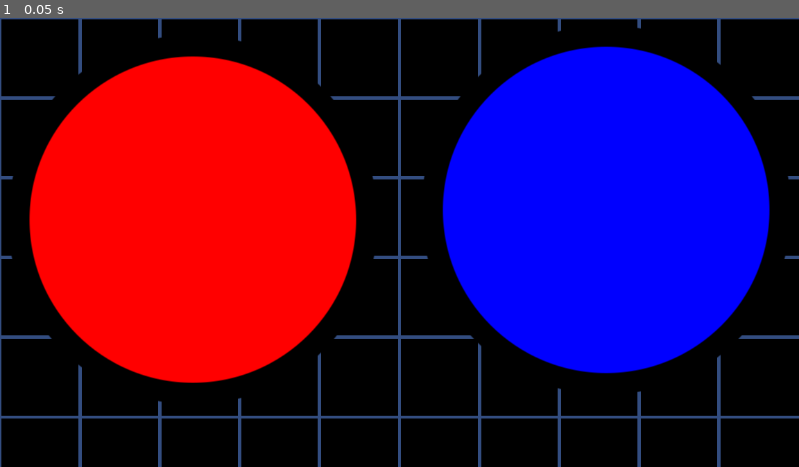
Above: before the commit, frame 1.
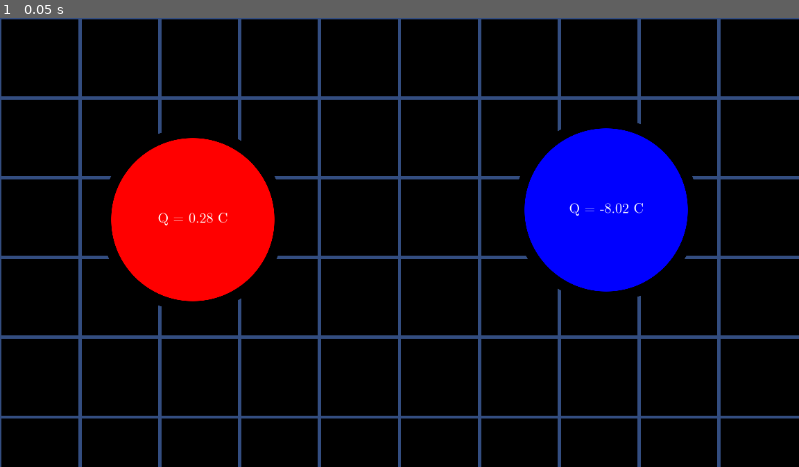
Above: after the commit, the same moment.

Repository: davidjmstewart/gd_simulator
Game: Godot game, scene res://electric_field_lines.tscn
Two runs of this game, one before a commit and one after it. Both use one fixed random seed, a clock stepped at 60 frames per second and the inputs below.
Inputs:
- Up to frame 1 (0.05 s): no input

The runs differ from the first frame. In frame 1, 37% of the frame differs, in the area x 1-99%, y 2-86%.

Commit message:
Added a label to charges that displays their charge.

Diff:
--- a/charge.gd
+++ b/charge.gd
@@ -5,6 +5,7 @@
 @export var Q: float = 1.0
 
 func _ready() -> void:
+	$ChargeLabel.text = "Q = %.2f C" % Q
 	pass # Replace with function body.
 
 
--- a/charge.tscn
+++ b/charge.tscn
@@ -1,10 +1,18 @@
-[gd_scene load_steps=5 format=3 uid="uid://b7w50dlugo30s"]
+[gd_scene load_steps=8 format=3 uid="uid://b7w50dlugo30s"]
 
 [ext_resource type="Script" path="res://charge.gd" id="1_eomhk"]
 [ext_resource type="Texture2D" uid="uid://df0h2ofloodgq" path="res://assets/textures/charge_positive.png" id="2_8u503"]
 [ext_resource type="Texture2D" uid="uid://vcui7qu0512p" path="res://assets/textures/charge_negative.png" id="3_vvl4v"]
+[ext_resource type="FontFile" uid="uid://rp15rptrgguh" path="res://assets/fonts/computer-modern/cmunrm.ttf" id="4_fmcqk"]
 
 [sub_resource type="CircleShape2D" id="CircleShape2D_3glq5"]
+
+[sub_resource type="FontVariation" id="FontVariation_yxqjx"]
+base_font = ExtResource("4_fmcqk")
+
+[sub_resource type="Theme" id="Theme_hi0tq"]
+default_font = SubResource("FontVariation_yxqjx")
+default_font_size = 40
 
 [node name="charge" type="Node2D"]
 script = ExtResource("1_eomhk")
@@ -22,3 +30,12 @@
 [node name="ChargeNegative" type="Sprite2D" parent="."]
 visible = false
 texture = ExtResource("3_vvl4v")
+
+[node name="ChargeLabel" type="Label" parent="."]
+offset_left = -188.0
+offset_top = -67.0
+offset_right = 189.0
+offset_bottom = 63.0
+theme = SubResource("Theme_hi0tq")
+horizontal_alignment = 1
+vertical_alignment = 1
--- a/electric_field_lines.tscn
+++ b/electric_field_lines.tscn
@@ -21,10 +21,12 @@
 
 [node name="charge2" parent="." instance=ExtResource("2_asb1d")]
 position = Vector2(874, 277)
+scale = Vector2(0.5, 0.5)
 Q = -8.015
 
 [node name="charge" parent="." instance=ExtResource("2_asb1d")]
 position = Vector2(278, 291)
+scale = Vector2(0.5, 0.5)
 Q = 0.285
 
 [node name="Grid" type="Sprite2D" parent="."]
Not shown, added: assets/fonts/computer-modern/SIL Open Font License.txt
Binary file added: assets/fonts/computer-modern/cmunbi.ttf
Not shown, added: assets/fonts/computer-modern/cmunbi.ttf.import
Binary file added: assets/fonts/computer-modern/cmunbl.ttf
Not shown, added: assets/fonts/computer-modern/cmunbl.ttf.import
Binary file added: assets/fonts/computer-modern/cmunbmo.ttf
Not shown, added: assets/fonts/computer-modern/cmunbmo.ttf.import
Binary file added: assets/fonts/computer-modern/cmunbmr.ttf
Not shown, added: assets/fonts/computer-modern/cmunbmr.ttf.import
Binary file added: assets/fonts/computer-modern/cmunbso.ttf
Not shown, added: assets/fonts/computer-modern/cmunbso.ttf.import
Binary file added: assets/fonts/computer-modern/cmunbsr.ttf
(and 50 more such lines)
